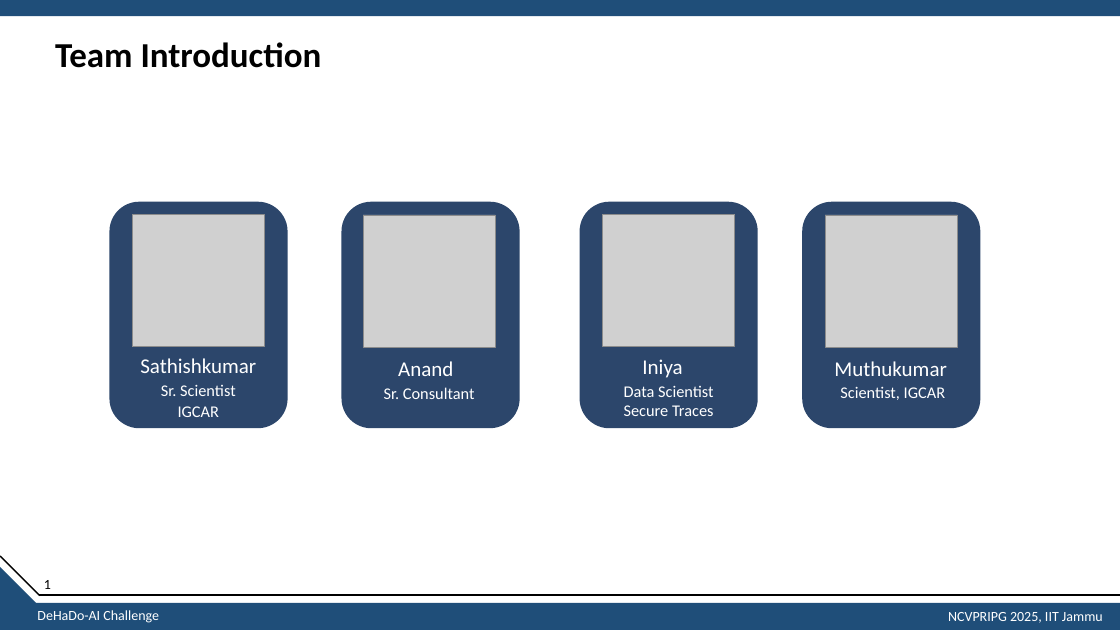
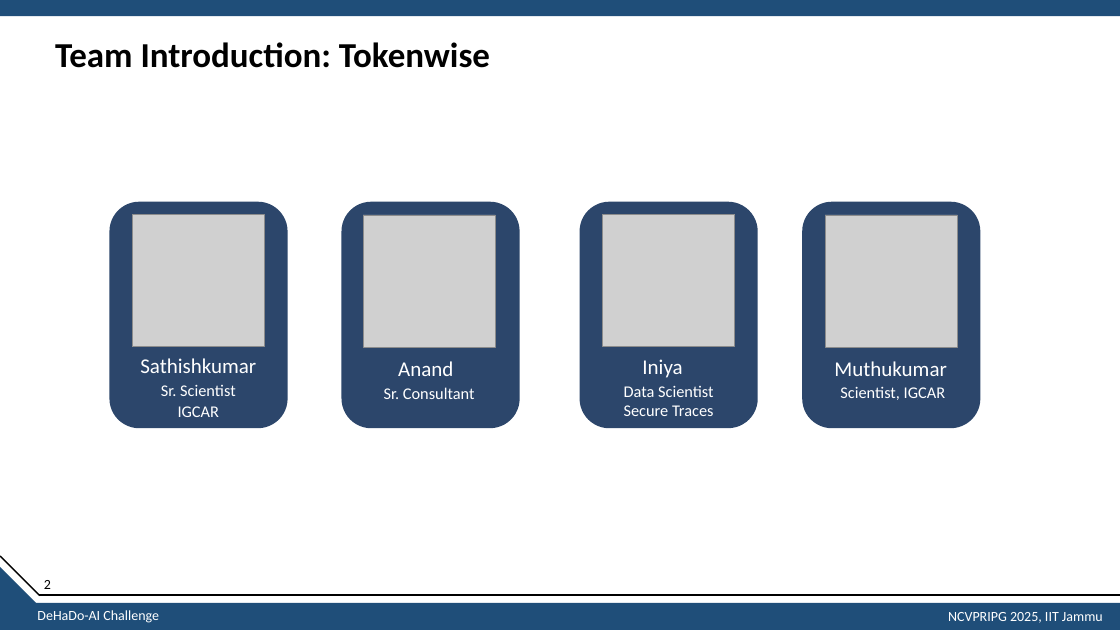
Before and after one commit to sathishkumartheta/tokenwise-dehado-ai, a slide deck: slide 3 of submission/Presentation.pptx. Drawn at 1120x630 pixels with LibreOffice and Linux fonts; fonts in the diff are those of the drawing; grey boxes stand for pictures. Boxes give left, top, right and bottom in pixels: in the first picture for what was removed or moved away, otherwise in the second. Text is boxed around its words. In the diff, an @@ line names an element or a change of style, - is before the commit and + after.

```diff
--- a/submission/Presentation.pptx
+++ b/submission/Presentation.pptx
@@ title at <box>55,42,490,68</box>: text changed @@
-Team Introduction
+Team Introduction: Tokenwise
@@ text at <box>44,580,51,589</box>: text changed @@
-1
+2
```
Also in this commit, not shown: 16 other slides changed, 1 slide added, 2 slides removed, 2 other files.
